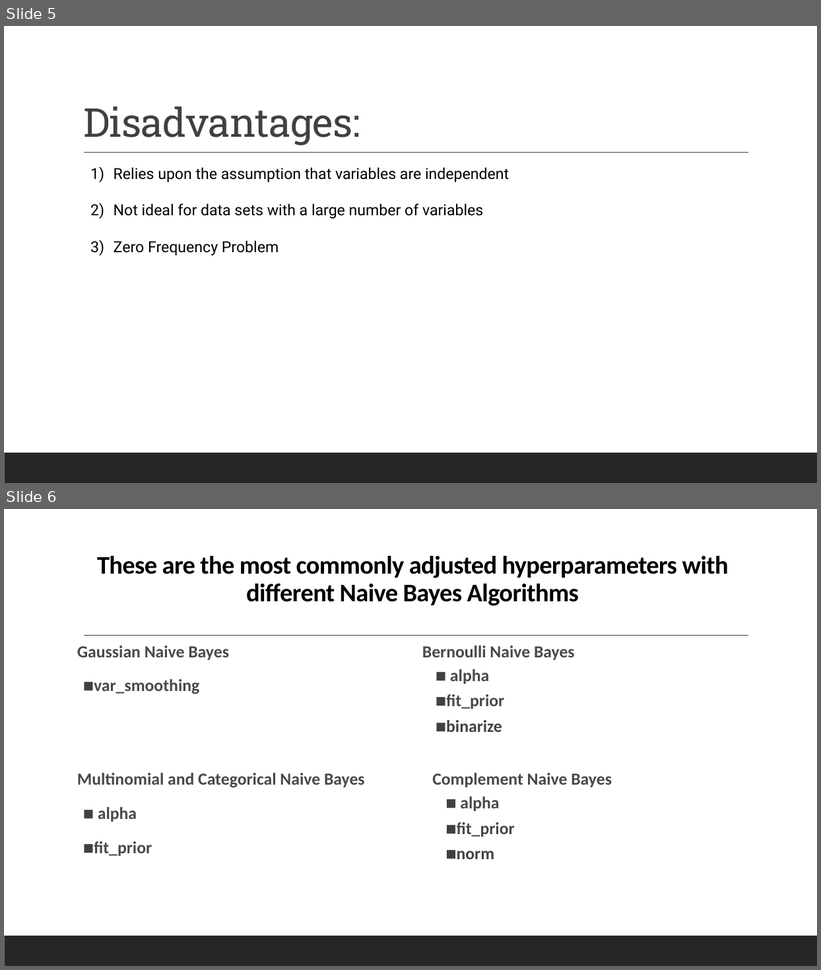
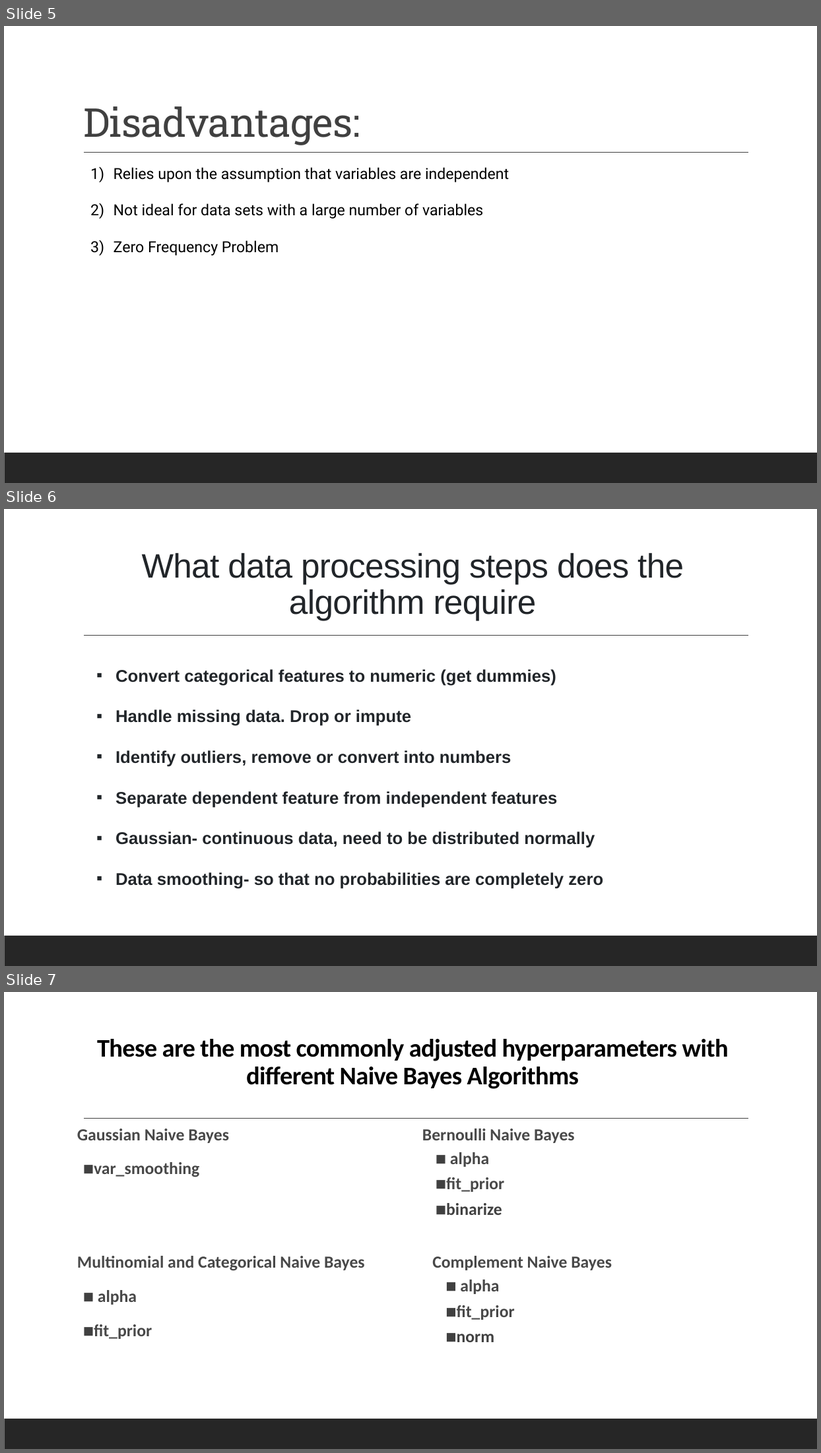
Before and after one commit to Myself1214/Group-3-M9, a slide deck: Naive Bayes Notes.pptx. Shown one above the other, each under a label of ours: slides 5 and 6 before the commit, slides 5, 6 and 7 after it. The pictures are 821x970 and 821x1453 pixels, drawn with LibreOffice and Linux fonts; fonts in the diff are those of the drawing. Boxes give left, top, right and bottom in pixels: in the first picture for what was removed or moved away, otherwise in the second. Text is boxed around its words. In the diff, an @@ line names an element or a change of style, - is before the commit and + after.

Commit message:
Adding Data Proccesing Slide

```diff
--- a/Naive Bayes Notes.pptx
+++ b/Naive Bayes Notes.pptx
@@ slide 6 added at [4, 509, 817, 966], background #FFFFFF; not listed: 2 template elements that a slide beside it also shows @@
@@ title added at [142, 553, 684, 621], 40 pt, text #212529 @@
+What data processing steps does the algorithm require
@@ text added at [116, 669, 603, 889], 20 pt, text #212529, bold @@
+▪ Convert categorical features to numeric (get dummies)
+▪ Handle missing data. Drop or impute
+▪ Identify outliers, remove or convert into numbers
+▪ Separate dependent feature from independent features
+▪ Gaussian- continuous data, need to be distributed normally
+▪ Data smoothing- so that no probabilities are completely zero
@@ what was slide 6 is now slide 7 @@
```
